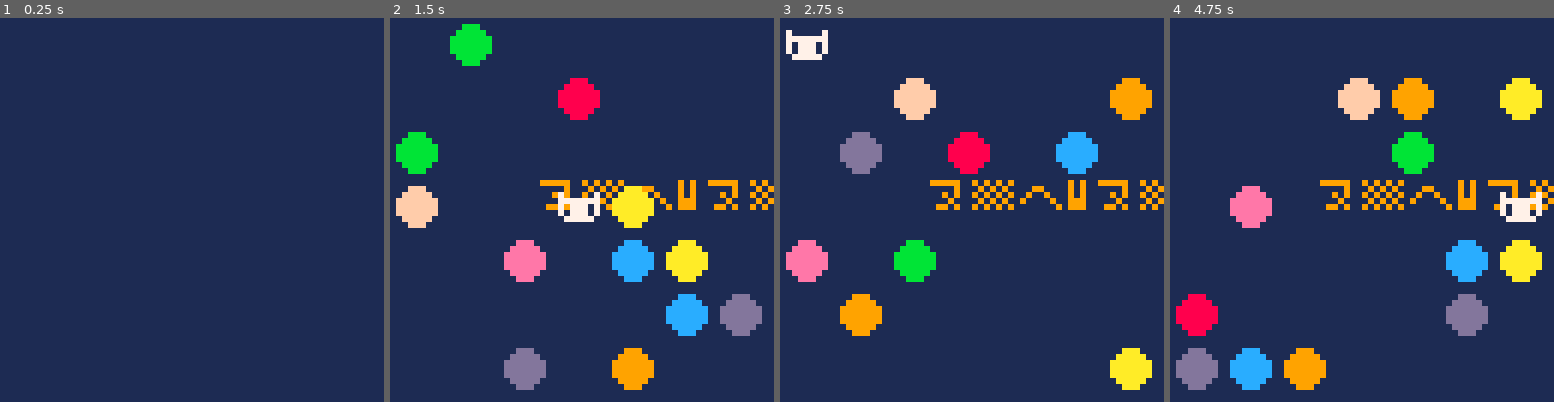
Above: before the commit, frames 1-4 (left to right).
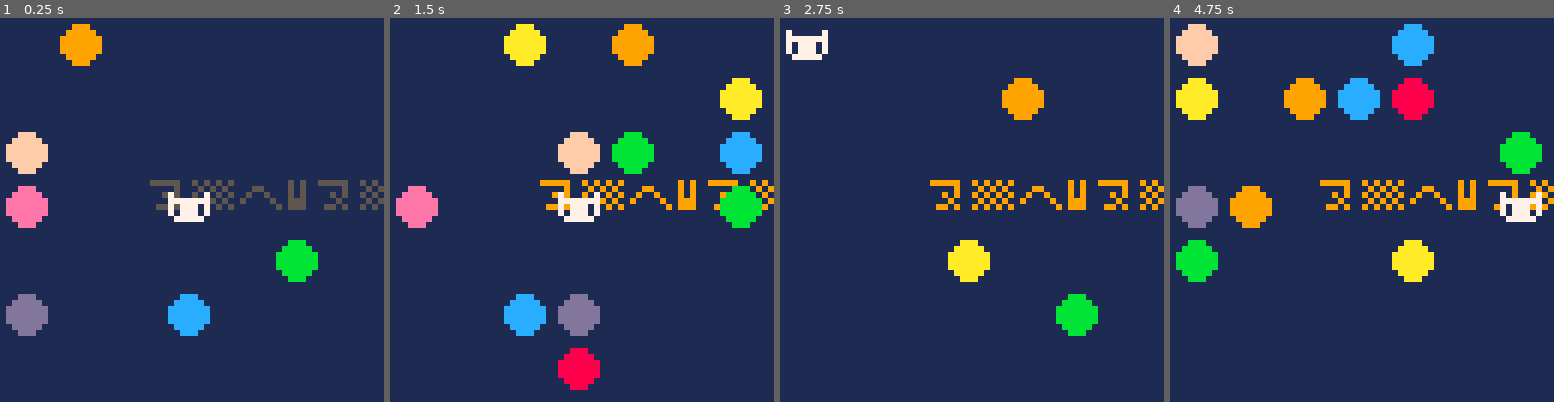
Above: after the commit, the same moments.

Repository: pancelor/bubble-cat
Game: PICO-8 cartridge min.p8
Two runs of this game, one before a commit and one after it. Both use one fixed random seed, a clock stepped at 60 frames per second and the inputs below.
Inputs:
- Up to frame 1 (0.25 s): no input
- Up to frame 2 (1.5 s): tap X (X key) at 0.33, 1.07 s; tap O (Z key) at 0.7 s
- Up to frame 3 (2.75 s): hold Right 1.6-2.1 s; tap O (Z key) at 1.7, 2.1, 2.5 s; tap X (X key) at 1.85 s; hold Up 2.15-2.42 s; hold Right from 2.47 s (still down)
- Up to frame 4 (4.75 s): tap O (Z key) every 0.4 s from 2.9 to 4.5 s; tap X (X key) at 2.97, 4.08 s; release Right at 3.03 s; hold Left 3.08-3.58 s; hold Down 3.63-3.97 s; hold Right 4.02-4.68 s; hold Up from 4.73 s (still down)

The runs differ from the first frame. In frame 1, 7.6% of the frame differs, in the area x 1-100%, y 1-83%; in frame 2, 20%, in the area x 1-97%, y 1-97%; in frame 3, 11%; in frame 4, 18%.

Commit message:
uhhhh the for loop is evaluating its loop condition at the start?? gdi

Diff:
--- a/min.lua
+++ b/min.lua
@@ -1,5 +1,5 @@
-function foo(x)
-if x then pq() end
+function foo(i)
+ if i then pq(i,bln) end
  s=""
  for i=2,bln,2 do
   s..=qq(peek(i,2))..","
@@ -21,8 +21,9 @@
 if(fc)px+=cos(fc)py+=sin(fc)
 ty=abs(px-3)>3or abs(py-3)>3?"🐱",px*9+1,py*9+2,7
 for i=2,bln,2do
+pq(i,bln)
 d=q and"-5"v=@(i+1)*9u=@i*9rf(u+4,v+4,3,i/2|8)
-if(py==v\9and @i==px)foo(1)ty=1poke2(i,%bln)bln-=2foo()d="+1"?"⁷i6v1d1"
+if(py==v\9and @i==px)foo(i)ty=1poke2(i,%bln)bln-=2foo()d="+1"?"⁷i6v1d1"
 if(bln<1)d="+10"?"⁷ceg4⁶4"
 if(d)add(fl,{d,u,v,d*11})sz+=d
 -- if(py==v\9and @i==px)break
